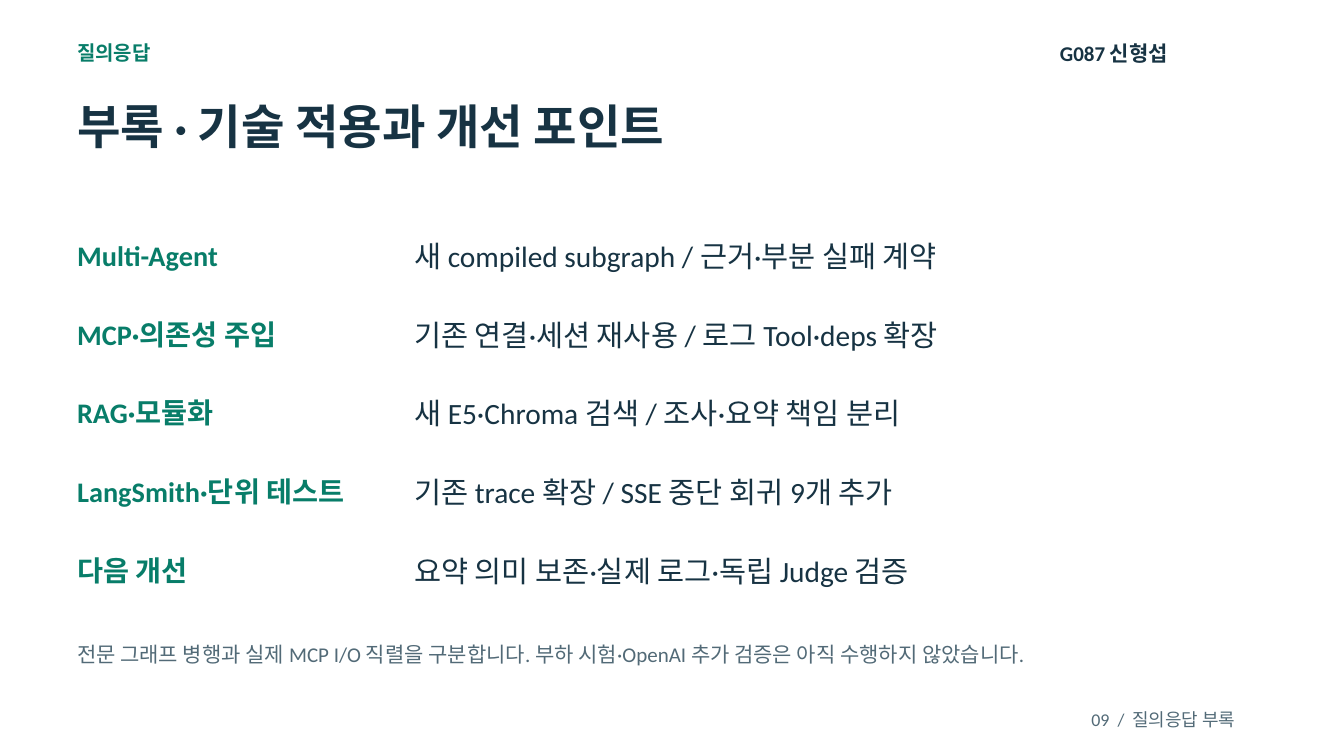
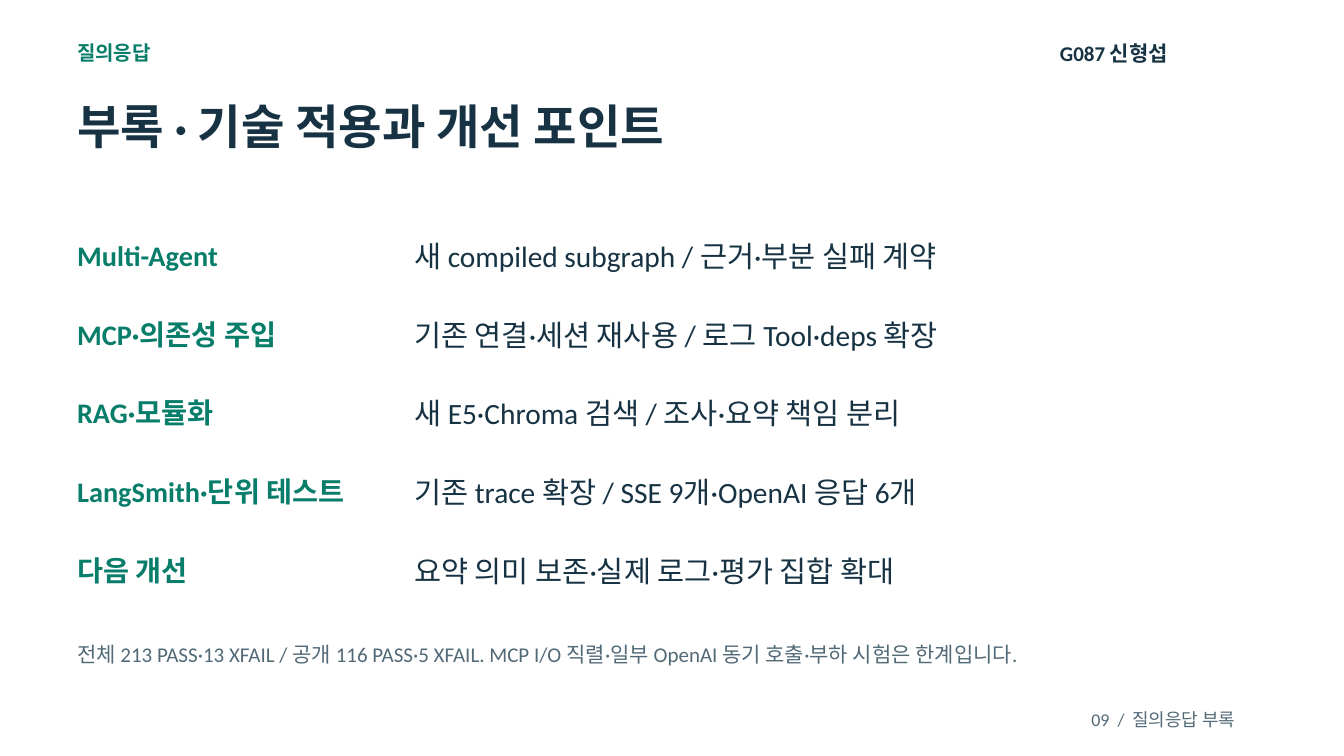
Before and after one commit to shsgrnd/skala_mini_3_G087_shs, a slide deck: slide 9 of doc/ppt/G087_신형섭_1차발표.pptx. Drawn at 1344x756 pixels with LibreOffice and Linux fonts; fonts in the diff are those of the drawing. Boxes give left, top, right and bottom in pixels: in the first picture for what was removed or moved away, otherwise in the second. Text is boxed around its words. In the diff, an @@ line names an element or a change of style, - is before the commit and + after.

```diff
--- a/doc/ppt/G087_신형섭_1차발표.pptx
+++ b/doc/ppt/G087_신형섭_1차발표.pptx
@@ text at <box>414,478,917,508</box>: text changed @@
-기존 trace 확장 / SSE 중단 회귀 9개 추가
+기존 trace 확장 / SSE 9개·OpenAI 응답 6개
@@ text at <box>414,557,894,585</box>: text changed @@
-요약 의미 보존·실제 로그·독립 Judge 검증
+요약 의미 보존·실제 로그·평가 집합 확대
@@ text at <box>77,644,1017,666</box>: text changed @@
-전문 그래프 병행과 실제 MCP I/O 직렬을 구분합니다. 부하 시험·OpenAI 추가 검증은 아직 수행하지 않았습니다.
+전체 213 PASS·13 XFAIL / 공개 116 PASS·5 XFAIL. MCP I/O 직렬·일부 OpenAI 동기 호출·부하 시험은 한계입니다.
```
Also in this commit, not shown: 5 other slides changed, 1 slide added, 5 other files.
